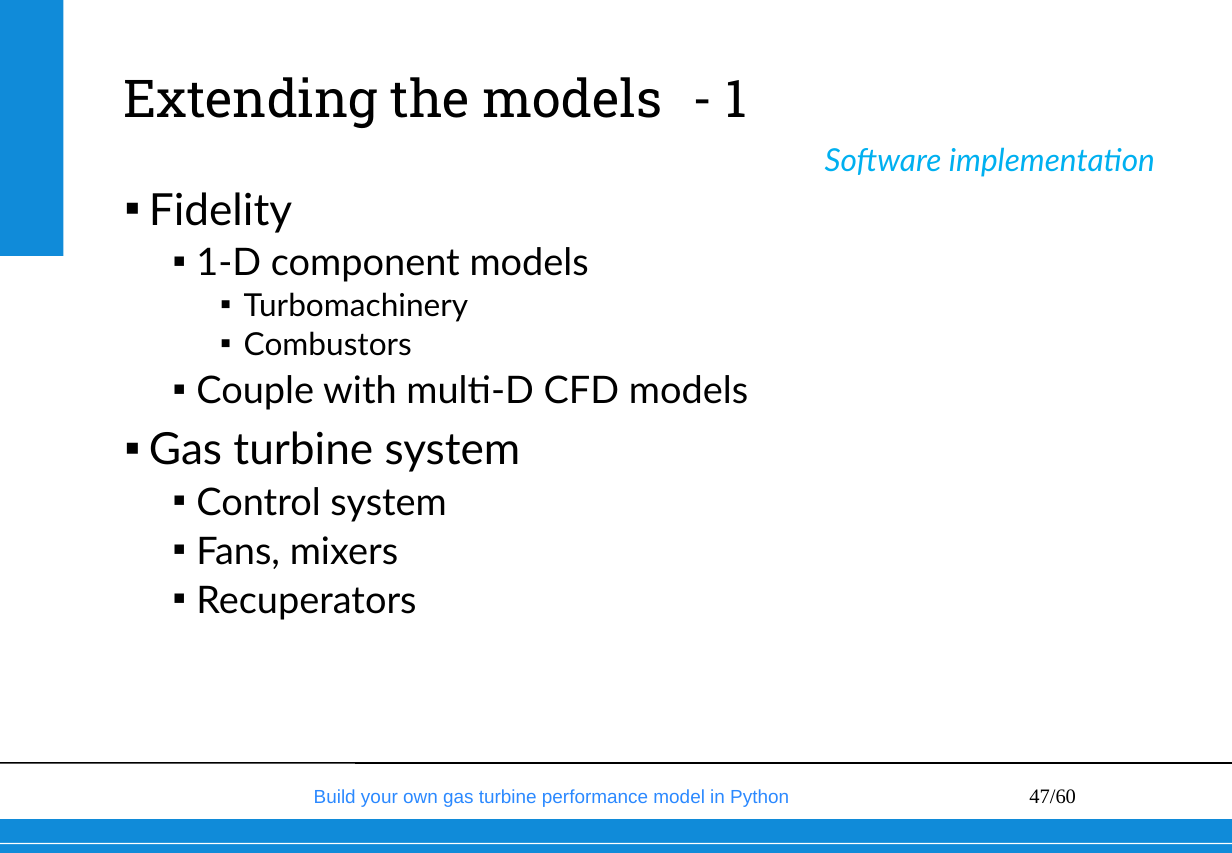
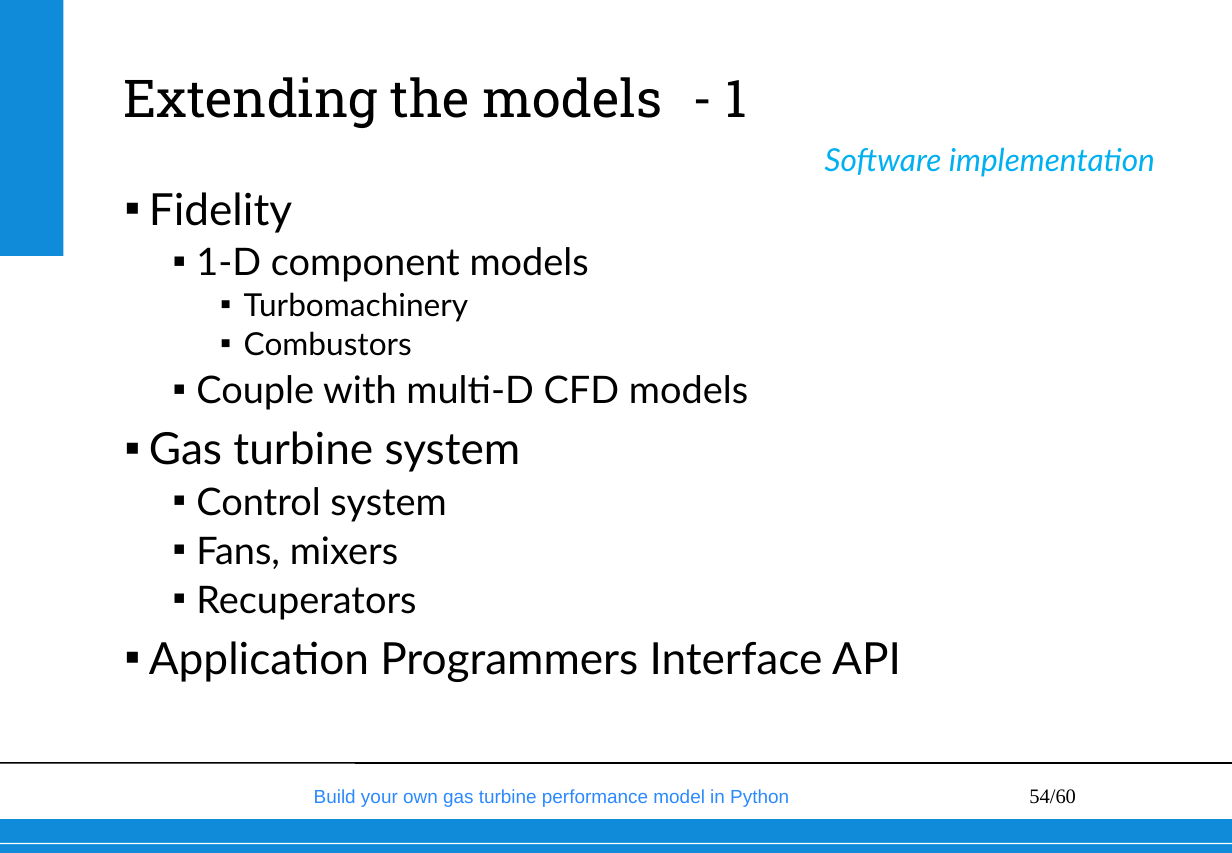
Before and after one commit to wvisser1958/GSPy, a slide deck: slide 54 of doc/Build your own gas turbine performance model from scratch.pptx (slide 47 before the commit). Drawn at 1232x853 pixels with LibreOffice and Linux fonts; fonts in the diff are those of the drawing; background and template pictures are left out. Boxes give left, top, right and bottom in pixels: in the first picture for what was removed or moved away, otherwise in the second. Text is boxed around its words. In the diff, an @@ line names an element or a change of style, - is before the commit and + after.

```diff
--- a/doc/Build your own gas turbine performance model from scratch.pptx
+++ b/doc/Build your own gas turbine performance model from scratch.pptx
@@ text at <box>149,641,901,682</box>: paragraph added @@
+▪ Application Programmers Interface API
@@ page number at <box>1029,789,1076,804</box>: text changed @@
-47/60
+54/60
```
Also in this commit, not shown: 12 other slides changed, 8 slides added, 29 slides removed.
